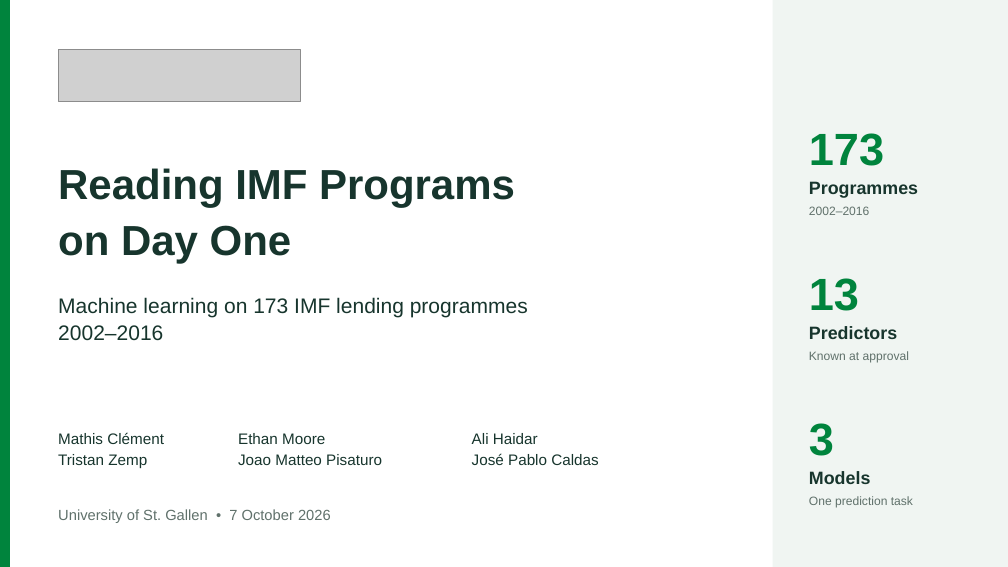
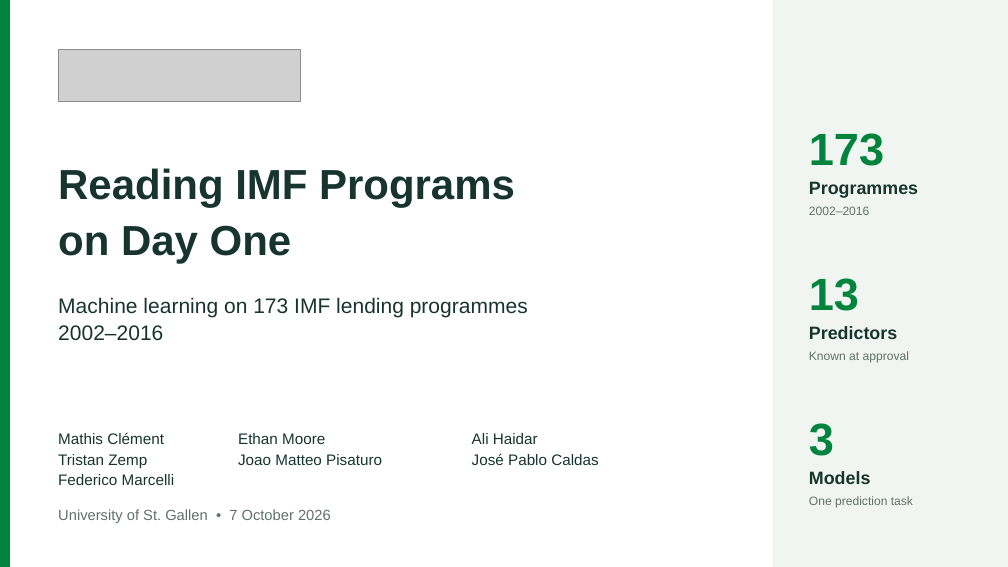
Before and after one commit to Mclement197/Machine-learning-in-finance, a slide deck: slide 1 of Presentation/presentation.pptx. Drawn at 1008x567 pixels with LibreOffice and Linux fonts; fonts in the diff are those of the drawing; grey boxes stand for pictures. Boxes give left, top, right and bottom in pixels: in the first picture for what was removed or moved away, otherwise in the second. Text is boxed around its words. In the diff, an @@ line names an element or a change of style, - is before the commit and + after.

```diff
--- a/Presentation/presentation.pptx
+++ b/Presentation/presentation.pptx
@@ text at bbox=[58, 474, 174, 485]: paragraph added @@
+Federico Marcelli
```
Also in this commit, not shown: 20 other files.
